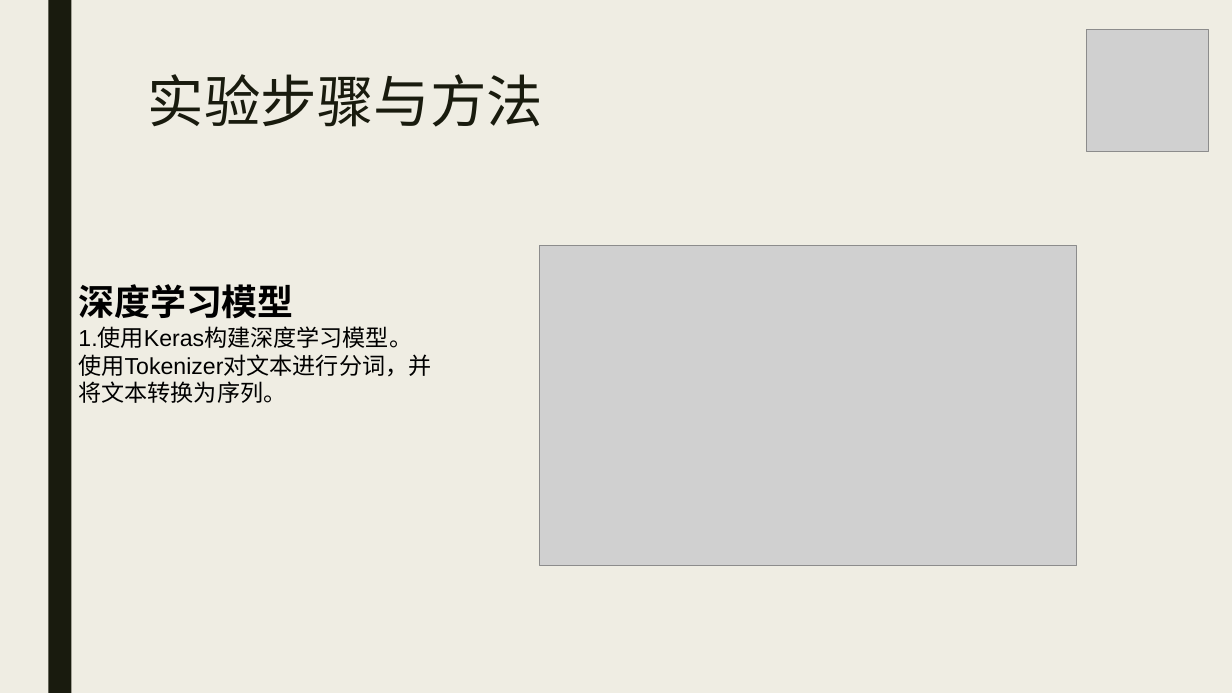
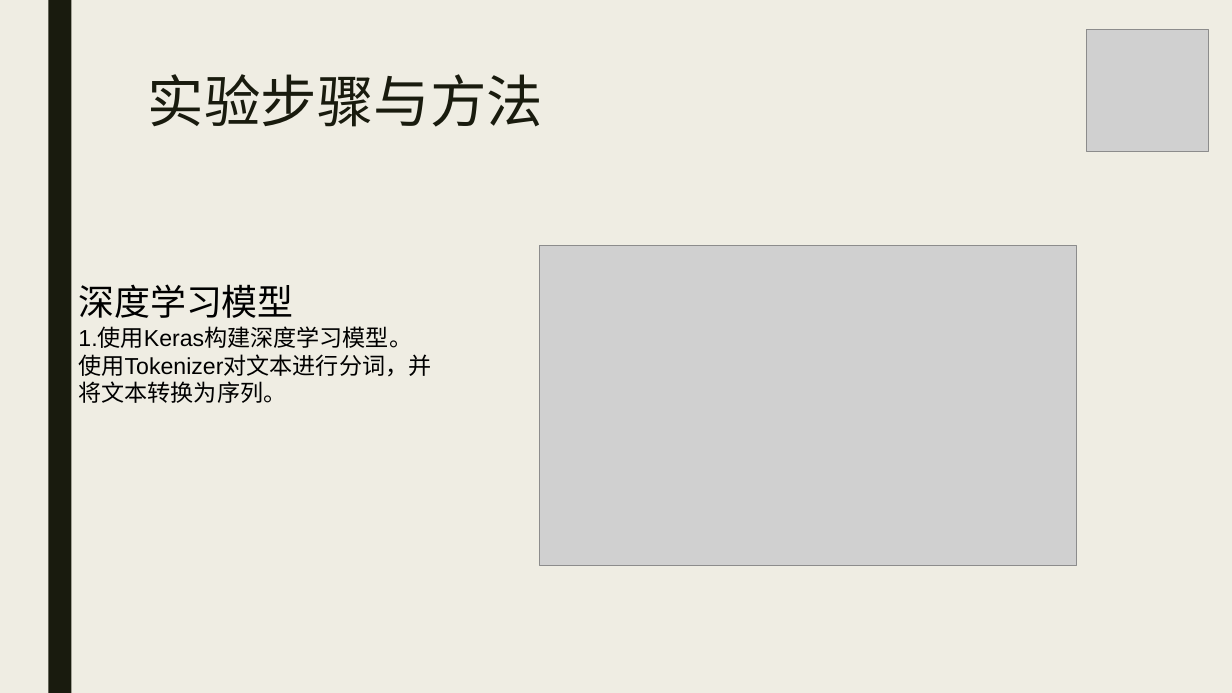
Before and after one commit to hazelyang2/DEEPLEARNING, a slide deck: slide 20 of 深度学习课程设计.pptx. Drawn at 1232x693 pixels with LibreOffice and Linux fonts; fonts in the diff are those of the drawing; grey boxes stand for pictures. Boxes give left, top, right and bottom in pixels: in the first picture for what was removed or moved away, otherwise in the second. Text is boxed around its words. In the diff, an @@ line names an element or a change of style, - is before the commit and + after.

```diff
--- a/深度学习课程设计.pptx
+++ b/深度学习课程设计.pptx
@@ text at (78,284,293,318): bold off in "深度学习模型" @@
```
Also in this commit, not shown: 24 other slides changed, 3 slides added, 1 other file.
